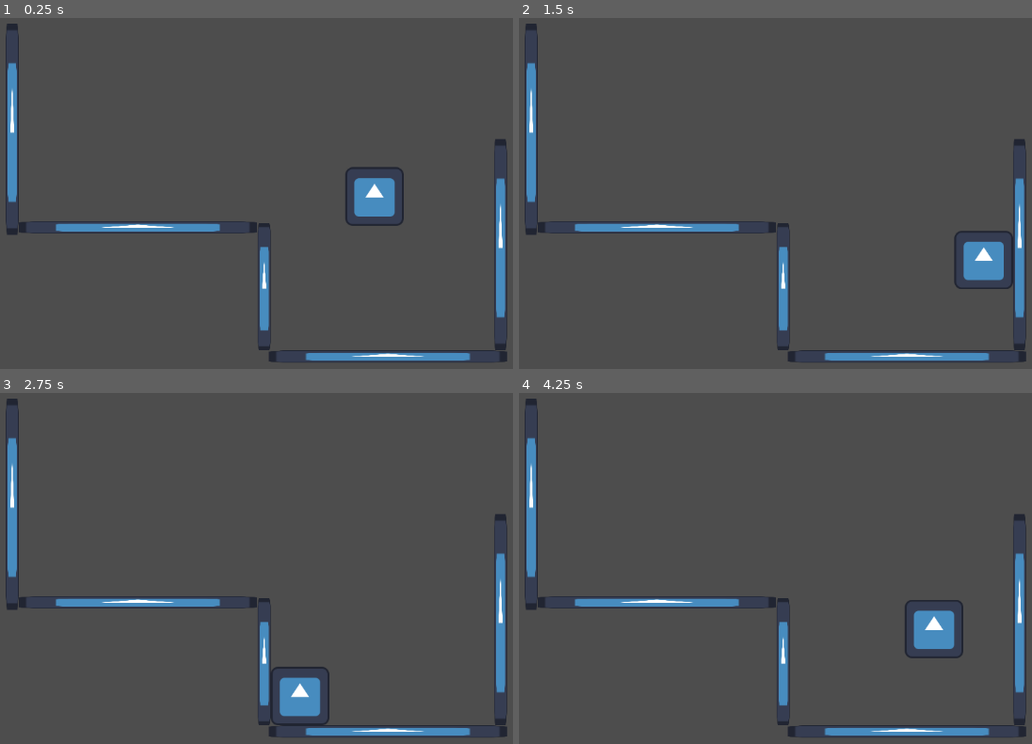
Above: before the commit, frames 1-4 (two rows, left to right).
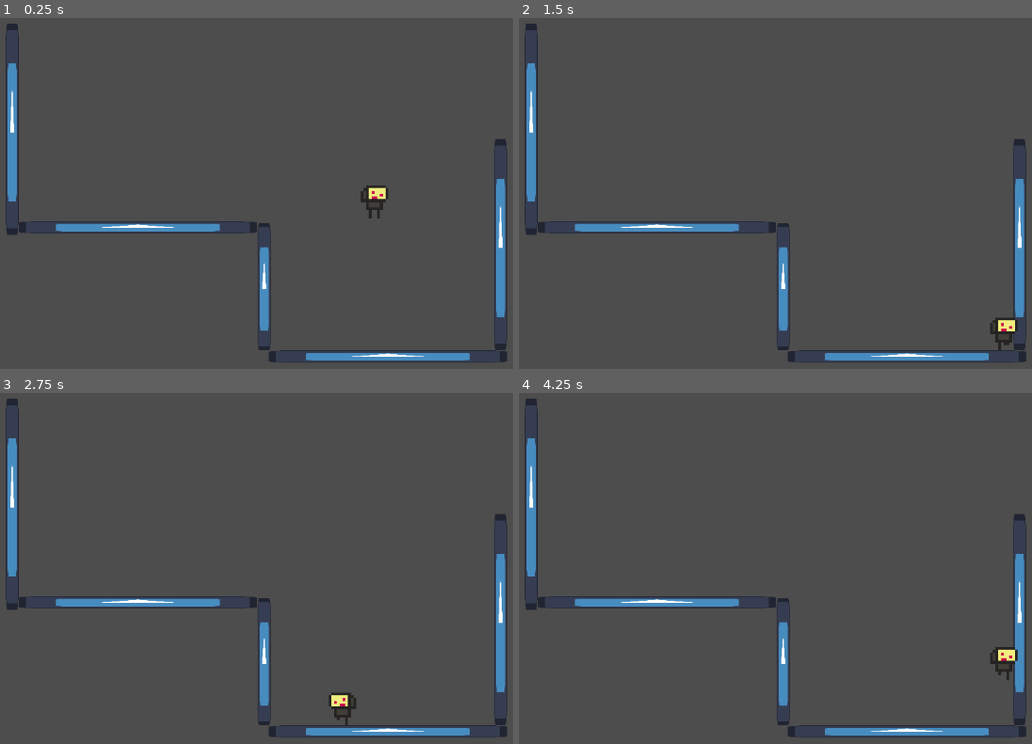
Above: after the commit, the same moments.

Repository: arcality/Built-to-Scale-GMTK-2024
Game: Godot game, scene res://scenes/main.tscn
Two runs of this game, one before a commit and one after it. Both use one fixed random seed, a clock stepped at 60 frames per second and the inputs below. The engine's default icon, where the game draws it, is replaced by a stand-in: a white triangle on a blue panel in a dark square.
Inputs:
- Up to frame 1 (0.25 s): no input
- Up to frame 2 (1.5 s): hold D (move_right) from 0.53 s (still down); tap Space (jump) at 0.77 s
- Up to frame 3 (2.75 s): tap Space (jump) at 1.52 s; release D (move_right) at 2.03 s; hold A (move_left) from 2.03 s (still down)
- Up to frame 4 (4.25 s): release A (move_left) at 2.78 s; hold D (move_right) from 2.78 s (still down); tap Space (jump) at 3.02, 3.77 s

The runs differ from the first frame. In frame 1, 1.2% of the frame differs, in the area x 1-99%, y 14-98%; in frame 2, 1.5%; in frame 3, 1.4%; in frame 4, 1.5%.

Commit message:
added run and idle player animations

Diff:
--- a/project.godot
+++ b/project.godot
@@ -53,5 +53,6 @@
 
 [rendering]
 
+textures/canvas_textures/default_texture_filter=0
 renderer/rendering_method="gl_compatibility"
 renderer/rendering_method.mobile="gl_compatibility"
--- a/scenes/player.tscn
+++ b/scenes/player.tscn
@@ -1,8 +1,9 @@
-[gd_scene load_steps=14 format=3 uid="uid://dol4ikt2xc18v"]
+[gd_scene load_steps=24 format=3 uid="uid://dol4ikt2xc18v"]
 
-[ext_resource type="Texture2D" uid="uid://csjndqq7tdjkm" path="res://icon.svg" id="1_adi12"]
 [ext_resource type="Script" path="res://scripts/player.gd" id="1_vscu2"]
 [ext_resource type="Script" path="res://scripts/state-machine/FiniteStateMachine.gd" id="2_51co4"]
+[ext_resource type="Texture2D" uid="uid://bxo4s0j7t03x0" path="res://assets/sprites/player/robot-Idle.png" id="2_hyccr"]
+[ext_resource type="Texture2D" uid="uid://b528mqj26t1nn" path="res://assets/sprites/player/robot-Running.png" id="3_s2yyi"]
 [ext_resource type="Script" path="res://scripts/state-machine/idle.gd" id="4_oixml"]
 [ext_resource type="Script" path="res://scripts/state-machine/running.gd" id="5_4wmna"]
 [ext_resource type="Script" path="res://scripts/state-machine/jumping.gd" id="6_1pvae"]
@@ -14,7 +15,76 @@
 [ext_resource type="Script" path="res://scenes/umbrellaing.gd" id="12_4wbyi"]
 
 [sub_resource type="RectangleShape2D" id="RectangleShape2D_bn55i"]
-size = Vector2(128, 128)
+size = Vector2(40, 72.8571)
+
+[sub_resource type="AtlasTexture" id="AtlasTexture_4148i"]
+atlas = ExtResource("2_hyccr")
+region = Rect2(0, 0, 16, 16)
+
+[sub_resource type="AtlasTexture" id="AtlasTexture_dhx1a"]
+atlas = ExtResource("2_hyccr")
+region = Rect2(16, 0, 16, 16)
+
+[sub_resource type="AtlasTexture" id="AtlasTexture_qc4ao"]
+atlas = ExtResource("3_s2yyi")
+region = Rect2(0, 0, 16, 16)
+
+[sub_resource type="AtlasTexture" id="AtlasTexture_mhgm0"]
+atlas = ExtResource("3_s2yyi")
+region = Rect2(16, 0, 16, 16)
+
+[sub_resource type="AtlasTexture" id="AtlasTexture_id0vg"]
+atlas = ExtResource("3_s2yyi")
+region = Rect2(32, 0, 16, 16)
+
+[sub_resource type="AtlasTexture" id="AtlasTexture_ewfxu"]
+atlas = ExtResource("3_s2yyi")
+region = Rect2(48, 0, 16, 16)
+
+[sub_resource type="AtlasTexture" id="AtlasTexture_4yq01"]
+atlas = ExtResource("3_s2yyi")
+region = Rect2(64, 0, 16, 16)
+
+[sub_resource type="AtlasTexture" id="AtlasTexture_c82bi"]
+atlas = ExtResource("3_s2yyi")
+region = Rect2(80, 0, 16, 16)
+
+[sub_resource type="SpriteFrames" id="SpriteFrames_io8bg"]
+animations = [{
+"frames": [{
+"duration": 1.0,
+"texture": SubResource("AtlasTexture_4148i")
+}, {
+"duration": 1.0,
+"texture": SubResource("AtlasTexture_dhx1a")
+}],
+"loop": true,
+"name": &"idle",
+"speed": 5.0
+}, {
+"frames": [{
+"duration": 1.0,
+"texture": SubResource("AtlasTexture_qc4ao")
+}, {
+"duration": 1.0,
+"texture": SubResource("AtlasTexture_mhgm0")
+}, {
+"duration": 1.0,
+"texture": SubResource("AtlasTexture_id0vg")
+}, {
+"duration": 1.0,
+"texture": SubResource("AtlasTexture_ewfxu")
+}, {
+"duration": 1.0,
+"texture": SubResource("AtlasTexture_4yq01")
+}, {
+"duration": 1.0,
+"texture": SubResource("AtlasTexture_c82bi")
+}],
+"loop": true,
+"name": &"run",
+"speed": 10.0
+}]
 
 [node name="Player" type="CharacterBody2D"]
 script = ExtResource("1_vscu2")
@@ -22,12 +92,16 @@
 active_arm_state = "walljumping"
 
 [node name="CollisionShape2D" type="CollisionShape2D" parent="."]
+position = Vector2(0, 7.5)
 scale = Vector2(0.7, 0.7)
 shape = SubResource("RectangleShape2D_bn55i")
 
-[node name="Sprite2D" type="Sprite2D" parent="."]
-scale = Vector2(0.7, 0.7)
-texture = ExtResource("1_adi12")
+[node name="AnimatedSprite2D" type="AnimatedSprite2D" parent="."]
+scale = Vector2(4.25, 4.25)
+sprite_frames = SubResource("SpriteFrames_io8bg")
+animation = &"run"
+autoplay = "idle"
+frame_progress = 0.327167
 
 [node name="FiniteStateMachine" type="Node" parent="." node_paths=PackedStringArray("initial_state")]
 script = ExtResource("2_51co4")
--- a/scripts/player.gd
+++ b/scripts/player.gd
@@ -11,6 +11,7 @@
 var climb_coyote_time := 0.0
 var jump_buffer := 0.0
 
+@onready var player_sprite = $AnimatedSprite2D
 
 var target_velocity : float
 var acceleration_amount: float
@@ -62,6 +63,18 @@
 	if horizontal_movement_direction() != 0:
 		facing_direction = horizontal_movement_direction()
 
+	# Flip the sprite
+	if facing_direction > 0:
+		player_sprite.flip_h = false
+	elif facing_direction < 0:
+		player_sprite.flip_h = true
+
+	# play sprite animations
+	if horizontal_movement_direction() == 0:
+		player_sprite.play("idle")
+	else:
+		player_sprite.play("run")
+
 	# if current velocity is to the right
 	if velocity.x > 0:
 		# if target velocity is greater than current velocity (acceleration)
Binary file added: assets/sprites/player/robot-Idle.png
Not shown, added: assets/sprites/player/robot-Idle.png.import
Binary file added: assets/sprites/player/robot-Running.png
Not shown, added: assets/sprites/player/robot-Running.png.import
